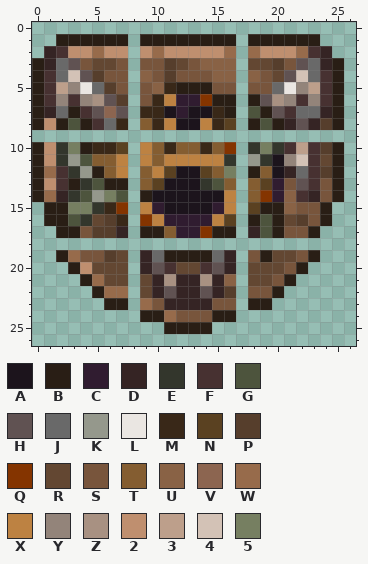
One commit to this pixel-art sprite: Tiles/BossDrops/Lost_Diver_Trophy.png. Above is the file before it was changed.
The file is 54x54 pixels, drawn in blocks of 2x2; one block is one cell here. Colours within 5 levels of each other are drawn and written as one. The old version is drawn lined up with the new one.
Palette (. is transparent): A #1c141c  B #291e15  C #301c30  D #352424  E #33362c  F #473131  G #4d543d  H #605252  J #696969  K #95988c  L #eae6e2  M #392818  N #5a4121  P #563e2c  Q #843400  R #634732  S #78553c  T #845d31  U #896245  V #8c6550  W #976b4b  X #bd8242  Y #93847a  Z #a89182  2 #bf8f6f  3 #bd9f8b  4 #d3c2b6  5 #767f61
Pixels before, first column x 0:
 1 ..BBBBBB.BBBBBBBB.BBBBBB..
 2 .DF22W22.2W22222W.W222WFD.
 3 BDJHSRRS.SSPRSUUU.RRPSHJDB
 4 BFJ4HPSS.USPSSSUU.USRH4JFB
 5 BF3YLJPS.SUMBBBSS.SSJLY3FB
 6 BFYFYZHP.SMXCCQBB.BHZYFYFB
 7 BDJBFHVH.MMACAAMB.GBHFJJDB
 8 B2BGBFJM.TMXAAXMN.BGBDHDPB
 9 ..........................
10 B2E5BMMN.XTMTTMTQ.E5EF3FPB
11 B2EKGTTX.XTXXXXXE.KEAY4FRB
12 BWFEKBTX.TXNAANT5.BTADJFPB
13 B2FBEGBB.TNAAAEGT.TNCSHFSB
14 BWDEGK5G.BAAAAAAX.TQCUFDSB
15 .BB55EMQ.XCAAAACX.NBBUSSB.
16 .BBGERPM.QXCCCCXN.BGBRPSB.
17 ..BBSPPD.BBTCCQBB.DGBSSB..
18 ..........................
19 ..BWSSPR.DJBBBBJD.SBRRSB..
20 ...B2RRR.DHFRRFHD.RRRSB...
21 ....BWRR.RDZDDZDU.RRSB....
22 .....BWW.RDHDDHDP.SSB.....
23 ......BB.WSDDDDSS.BB......
24 .........BBWSSSBB.........
25 ...........BBBB...........
After the commit:
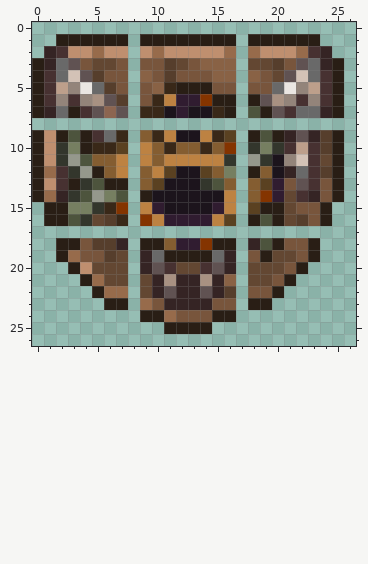
Difference:
whole drawing moved by +0,+1 (the old picture is shown already moved)
Changed rows in their new state; - is an unchanged pixel.
first column x 0:
 8 ........-........-........
 9 B2BGBFJM-TMXAAXMN-BGBDHDPB
first column x 2:
14 -------------------R--
15 -------------------R--
17 ......-........-......
18 BBSPPD-BBTCCQBB-DGBSSB
Where, in picture pixels (left, top, right, bottom), the same in both pictures:
changed: (32, 118, 344, 250)
